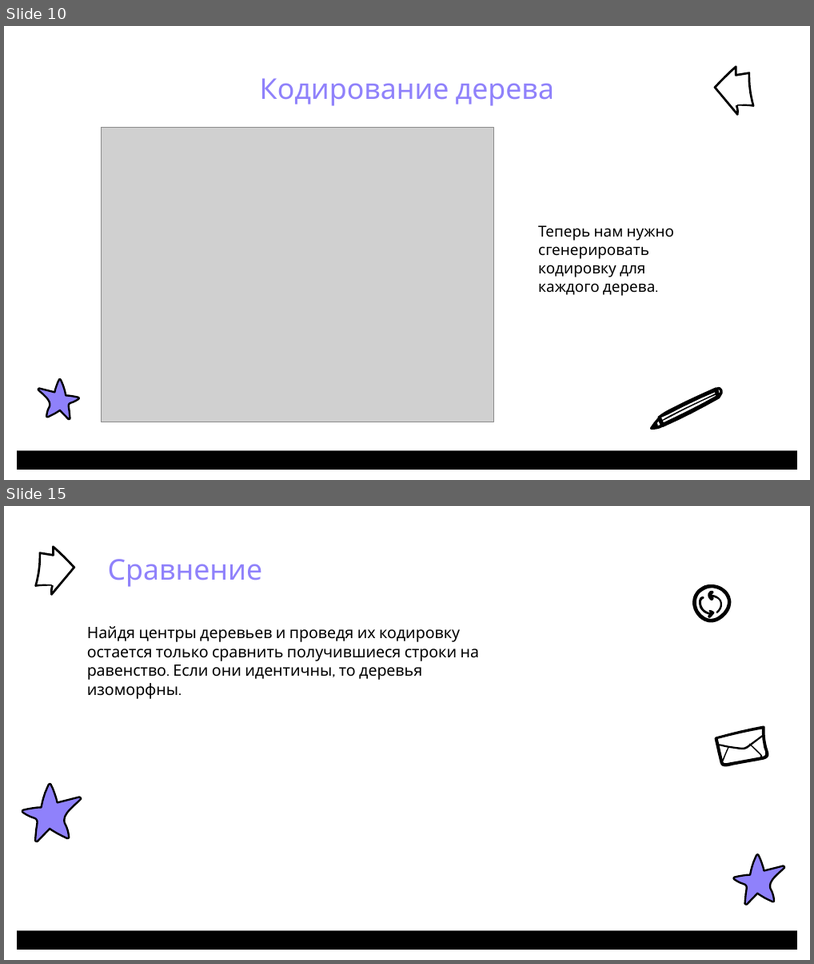
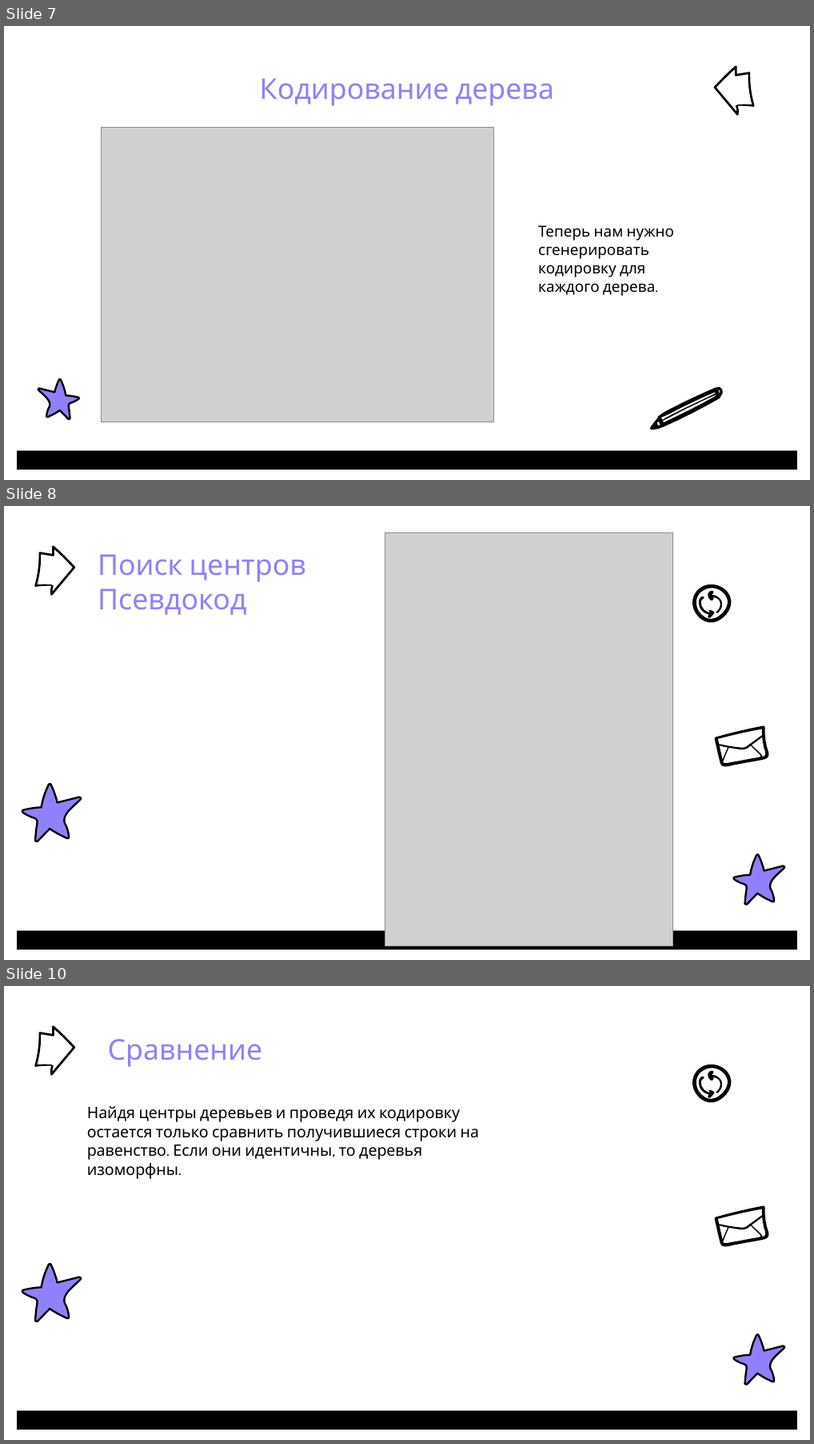
Before and after one commit to PufMe/isomorphic, a slide deck: docs/Изоморфизм деревьев_ПоповаС.О..pptx. Shown one above the other, each under a label of ours: slides 10 and 15 before the commit, slides 7, 8 and 10 after it; the slides between them are not shown. The pictures are 814x964 and 814x1444 pixels, drawn with LibreOffice and Linux fonts; fonts in the diff are those of the drawing; grey boxes stand for pictures; background and template pictures are left out. Boxes give left, top, right and bottom in pixels: in the first picture for what was removed or moved away, otherwise in the second. Text is boxed around its words. In the diff, an @@ line names an element or a change of style, - is before the commit and + after.

```diff
--- a/docs/Изоморфизм деревьев_ПоповаС.О..pptx
+++ b/docs/Изоморфизм деревьев_ПоповаС.О..pptx
@@ slide 8 added at (4,506,810,960), background #FFFFFF; not listed: 3 template elements that a slide beside it also shows @@
@@ picture added at (385,532,673,946) @@
@@ text added at (98,554,306,615), 34 pt, text #8F81FB @@
+Поиск центров
+Псевдокод
@@ group added at (693,584,732,623): 3 freeform shapes, 1 ellipse @@
@@ freeform shape added at (705,707,782,784), fill #000000 @@
@@ rectangle added at (717,729,766,764), fill #FFFFFF, outline #FFFFFF 0.75 pt @@
@@ freeform shape added at (22,784,81,841), fill #8F81FB, outline #000000 2.25 pt @@
@@ what was slide 10 is now slide 7 @@
@@ what was slide 15 is now slide 10 @@
```
Also in this commit, not shown: 6 slides changed, 3 other slides added, 22 slides removed, 1 other file.
